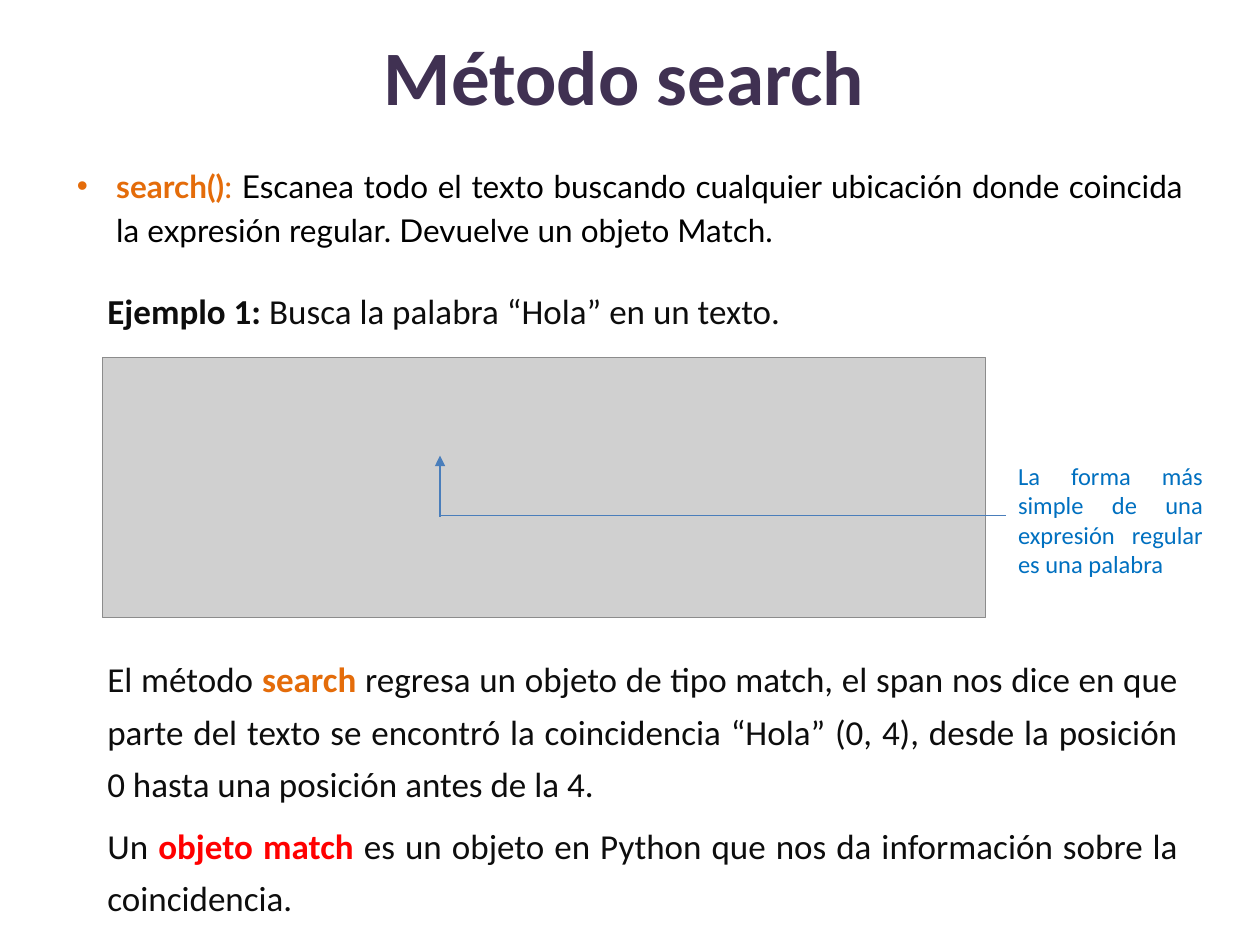
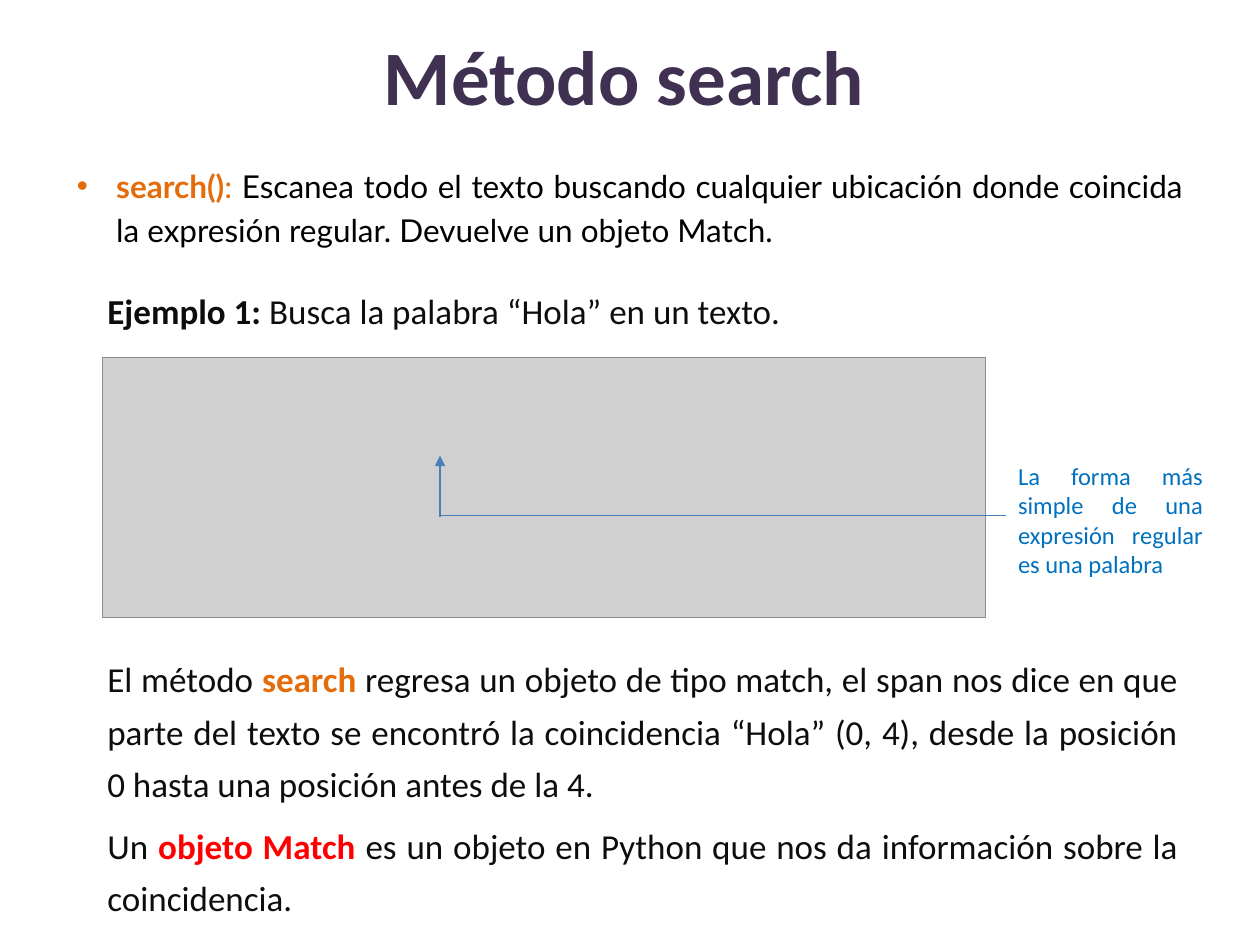
Before and after one commit to lizetheP/Analitica, a slide deck: slide 4 of CalendarioAgo25/presentaciones/19_Modulo_re.pptx. Drawn at 1260x945 pixels with LibreOffice and Linux fonts; fonts in the diff are those of the drawing; grey boxes stand for pictures. Boxes give left, top, right and bottom in pixels: in the first picture for what was removed or moved away, otherwise in the second. Text is boxed around its words. In the diff, an @@ line names an element or a change of style, - is before the commit and + after.

```diff
--- a/CalendarioAgo25/presentaciones/19_Modulo_re.pptx
+++ b/CalendarioAgo25/presentaciones/19_Modulo_re.pptx
@@ text at bbox=[107, 834, 1178, 912]: text changed @@
-Un objeto match es un objeto en Python que nos da información sobre la coincidencia.
+Un objeto Match es un objeto en Python que nos da información sobre la coincidencia.
```
Also in this commit, not shown: 1 other slide changed, 5 other files.
